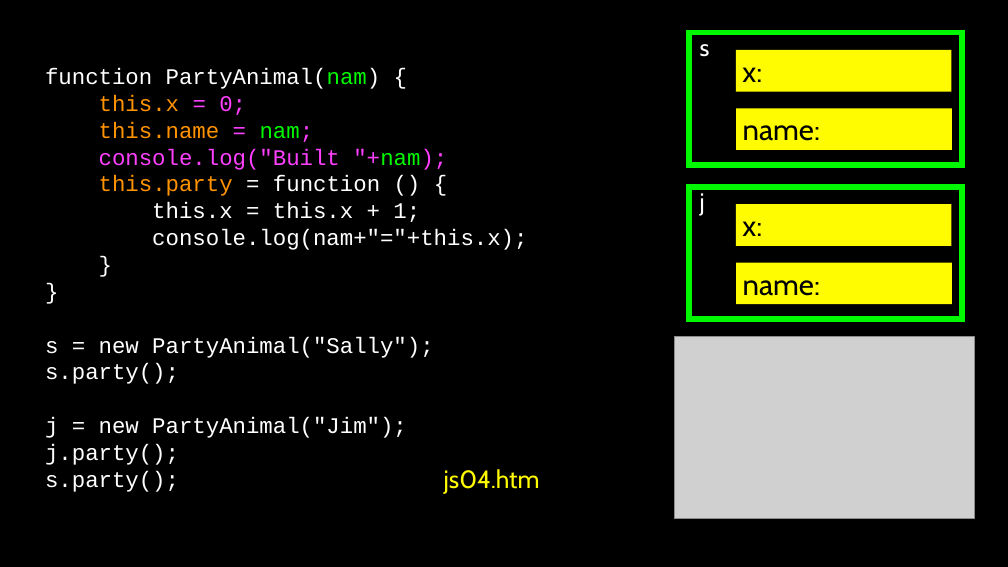
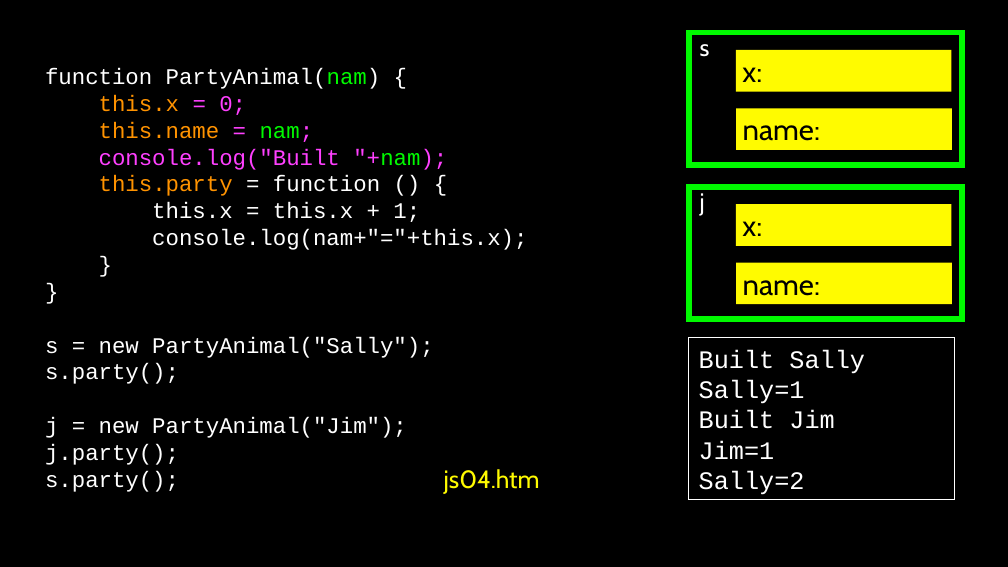
Before and after one commit to csev/dj4e, a slide deck: slide 17 of lectures/JS-02-JavaScript-Objects.ppt. Drawn at 1008x567 pixels with LibreOffice and Linux fonts; fonts in the diff are those of the drawing; grey boxes stand for pictures. Boxes give left, top, right and bottom in pixels: in the first picture for what was removed or moved away, otherwise in the second. Text is boxed around its words. In the diff, an @@ line names an element or a change of style, - is before the commit and + after.

```diff
--- a/lectures/JS-02-JavaScript-Objects.ppt
+++ b/lectures/JS-02-JavaScript-Objects.ppt
@@ picture removed at [674, 337, 974, 518] @@
@@ rectangle added at [688, 338, 955, 499], outline #FFFFFF 0.74 pt, 18 pt, text #FFFFFF @@
+Built Sally
+Sally=1
+Built Jim
+Jim=1
+Sally=2
```
Also in this commit, not shown: 3 other slides changed.
